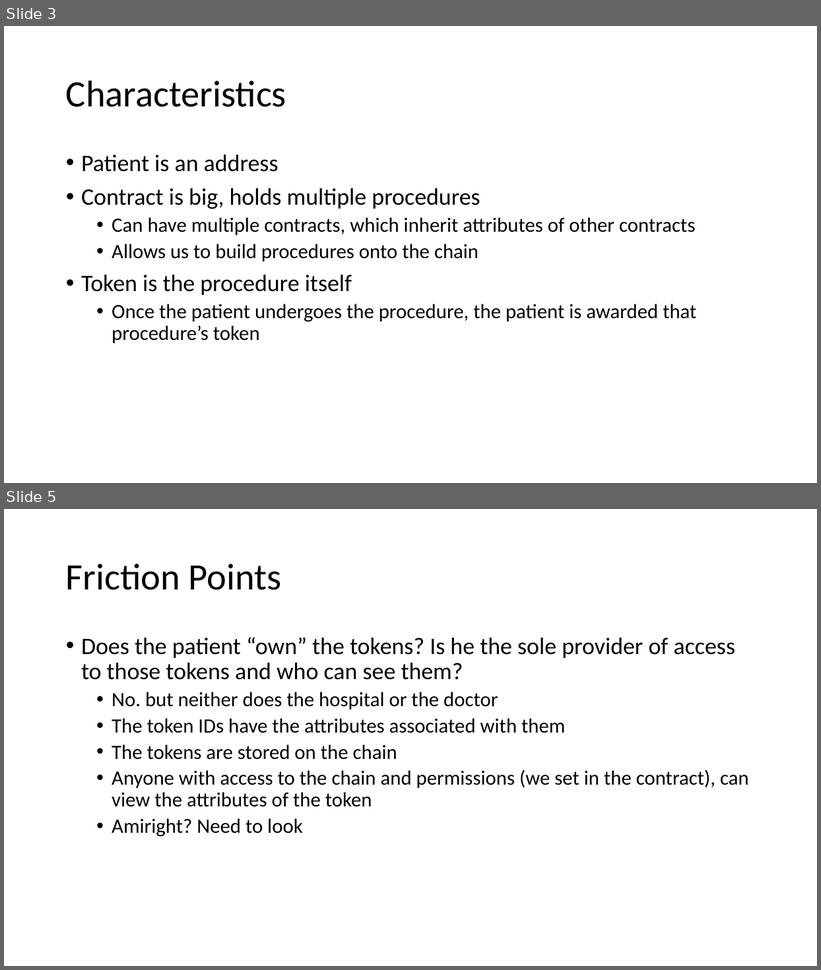
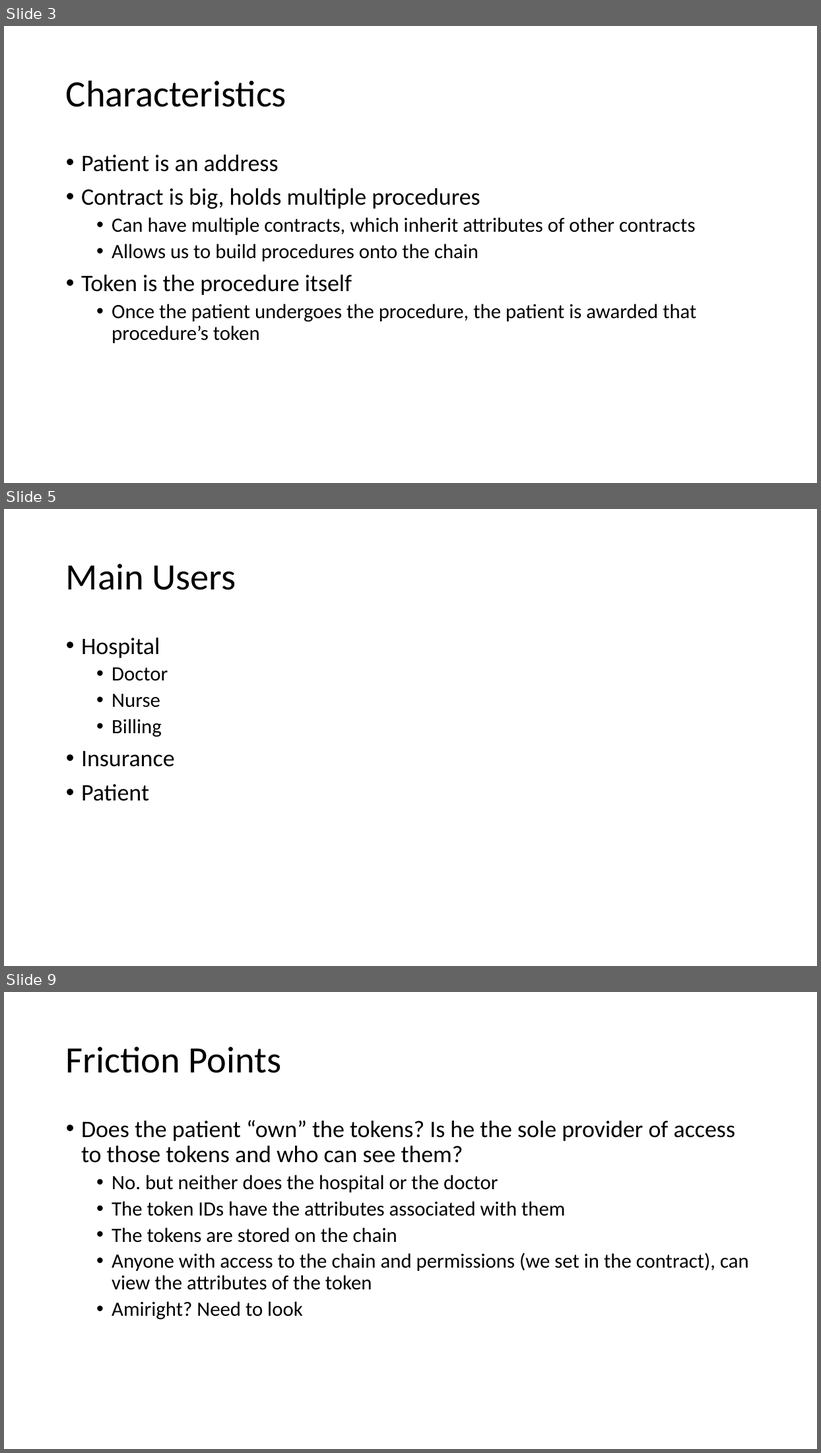
Before and after one commit to exposuretherapy/FINTECH_PROJECT3-blockchain-app, a slide deck: SickCoin.pptx. Shown one above the other, each under a label of ours: slides 3 and 5 before the commit, slides 3, 5 and 9 after it; the slides between them are not shown. The pictures are 821x970 and 821x1453 pixels, drawn with LibreOffice and Linux fonts; fonts in the diff are those of the drawing. Boxes give left, top, right and bottom in pixels: in the first picture for what was removed or moved away, otherwise in the second. Text is boxed around its words. In the diff, an @@ line names an element or a change of style, - is before the commit and + after.

```diff
--- a/SickCoin.pptx
+++ b/SickCoin.pptx
@@ slide 5 added at (4,509,817,966), background #FFFFFF @@
@@ title added at (66,564,236,590), 44 pt, text #000000 @@
+Main Users
@@ text added at (81,638,175,801), 28 pt, text #000000 @@
+• Hospital
+  • Doctor
+  • Nurse
+  • Billing
+• Insurance
+• Patient
@@ what was slide 5 is now slide 9 @@
```
Also in this commit, not shown: 1 slide changed, 4 other slides added.
